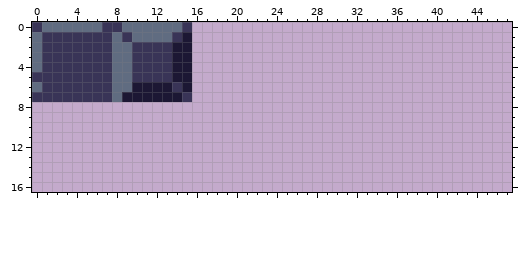
Edited in one commit: pixel-art sprite (content/ldtk/tilemap.png). Above is the file before it was changed.
The file is 64x64 pixels. Shown: x 0..47, y 0..16.
Once edited:
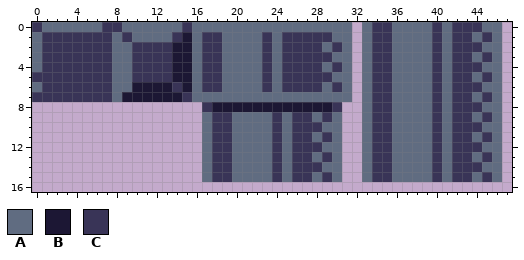
Palette (. is transparent): A #606c81  B #1c1734  C #393457
Edits made:
Colour A now appears in row 0 at x 16 to 31, 33, 36 to 39, 41 and 45 to 46; in row 1 at x 16, 19 to 22, 24, 30 to 31, 33, 36 to 39, 41, 44 and 46; in row 2 at x 16, 19 to 22, 24, 29, 31, 33, 36 to 39, 41 and 45 to 46; in row 3 at x 16, 19 to 22, 24, 30 to 31, 33, 36 to 39, 41, 44 and 46; in row 4 at x 16, 19 to 22, 24, 29, 31, 33, 36 to 39, 41 and 45 to 46; in row 5 at x 16, 19 to 22, 24, 30 to 31, 33, 36 to 39, 41, 44 and 46.
Colour A now appears in row 6 at x 16, 19 to 22, 24, 29, 31, 33, 36 to 39, 41 and 45 to 46; in row 7 at x 16 to 31, 33, 36 to 39, 41, 44 and 46; in row 8 at x 33, 36 to 39, 41 and 45 to 46; in row 9 at x 17, 20 to 23, 25, 28, 30, 33, 36 to 39, 41, 44 and 46; in row 10 at x 17, 20 to 23, 25, 29 to 30, 33, 36 to 39, 41 and 45 to 46; in row 11 at x 17, 20 to 23, 25, 28, 30, 33, 36 to 39, 41, 44 and 46.
Colour A now appears in row 12 at x 17, 20 to 23, 25, 29 to 30, 33, 36 to 39, 41 and 45 to 46; in row 13 at x 17, 20 to 23, 25, 28, 30, 33, 36 to 39, 41, 44 and 46; in row 14 at x 17, 20 to 23, 25, 29 to 30, 33, 36 to 39, 41 and 45 to 46; in row 15 at x 17, 20 to 23, 25, 28, 30, 33, 36 to 39, 41, 44 and 46.
Colour B now appears in row 8 at x 18 to 29.
Colour C now appears in row 0 at x 34 to 35, 40 and 42 to 44; in row 1 at x 17 to 18, 23, 25 to 29, 34 to 35, 40, 42 to 43 and 45; in row 2 at x 17 to 18, 23, 25 to 28, 30, 34 to 35, 40 and 42 to 44; in row 3 at x 17 to 18, 23, 25 to 29, 34 to 35, 40, 42 to 43 and 45; in row 4 at x 17 to 18, 23, 25 to 28, 30, 34 to 35, 40 and 42 to 44; in row 5 at x 17 to 18, 23, 25 to 29, 34 to 35, 40, 42 to 43 and 45.
Colour C now appears in row 6 at x 17 to 18, 23, 25 to 28, 30, 34 to 35, 40 and 42 to 44; in row 7 at x 34 to 35, 40, 42 to 43 and 45; in row 8 at x 17, 30, 34 to 35, 40 and 42 to 44; in row 9 at x 18 to 19, 24, 26 to 27, 29, 34 to 35, 40, 42 to 43 and 45; in row 10 at x 18 to 19, 24, 26 to 28, 34 to 35, 40 and 42 to 44; in row 11 at x 18 to 19, 24, 26 to 27, 29, 34 to 35, 40, 42 to 43 and 45.
Colour C now appears in row 12 at x 18 to 19, 24, 26 to 28, 34 to 35, 40 and 42 to 44; in row 13 at x 18 to 19, 24, 26 to 27, 29, 34 to 35, 40, 42 to 43 and 45; in row 14 at x 18 to 19, 24, 26 to 28, 34 to 35, 40 and 42 to 44; in row 15 at x 18 to 19, 24, 26 to 27, 29, 34 to 35, 40, 42 to 43 and 45.
Pixel boxes of the changes (left, top, right, bottom) in both pictures:
added: (192, 22, 502, 182)
